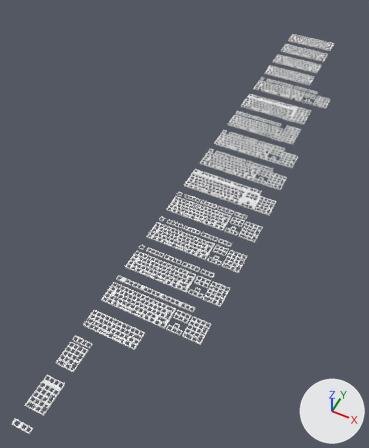
The Blender file blender-files/export_collection.blend: old version first, new version second.
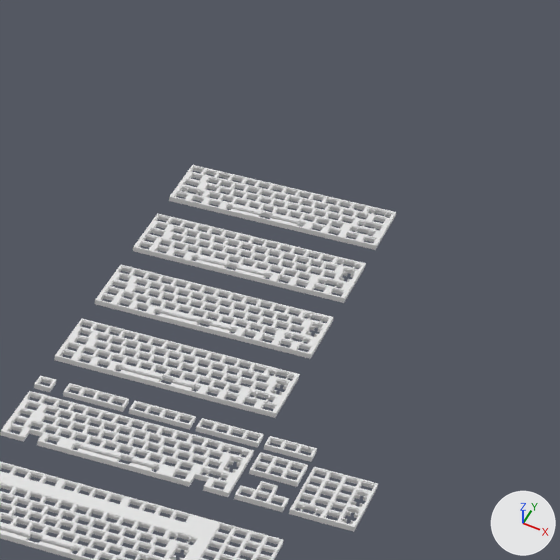
Each version is shown whole from a 50 mm camera at (808.0, -2108.0, 1727.0) aimed at (39.0, -569.0, -195.0), then close up on the part from 69% to 100% of the width and 0% to 26% of the height. Arrows for +X, +Y and +Z are at lower right; the lights stay in place. The older version's two pictures come first.

In view in the first close-up: '1800_single-mesh', 'fat_plate_export', 'fat_plate_export.001', 'fat_plate_export.002', 'fat_plate_export.003', 'fat_plate_export.004'.
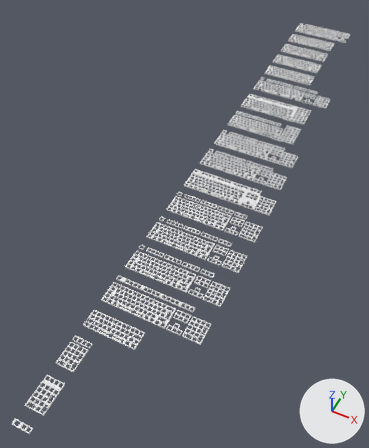
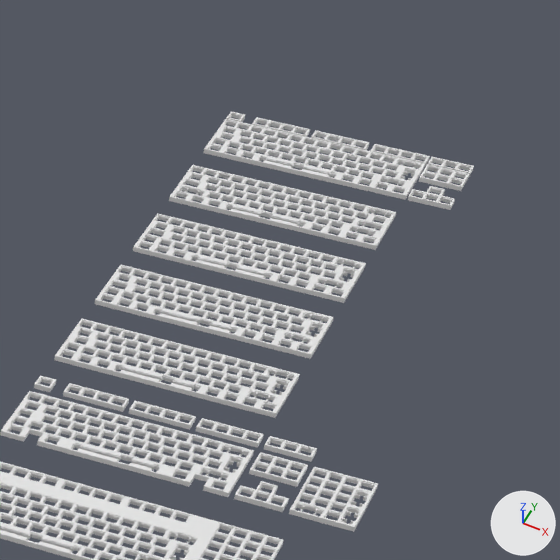
Commit message: -m Added Cherry G80-3000N TKL layout

What the commit changed:
Mesh me_fat_plate_export_015 is new.
It has 2932 vertices, 6184 faces and spans x 0.0..350.0, y 0.0..121.0, z -5.0..1.0.
Object 'g80-3000n_tkl' (ob_g80_3000n_tkl) is new; it shows me_fat_plate_export_015.
Its location is (0.0, 1195.0, 0.0).

Pixel boxes (x1, y1, x2, y2) of what changed, in the close-ups (560 x 560 px):
'g80-3000n_tkl', added
    after: (203, 111, 474, 210)
